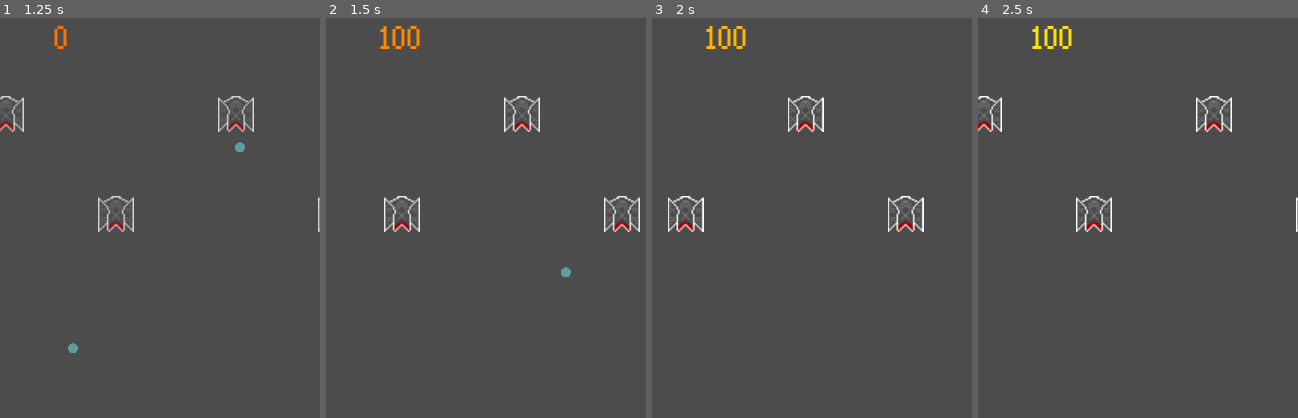
Above: before the commit, frames 1-4 (left to right).
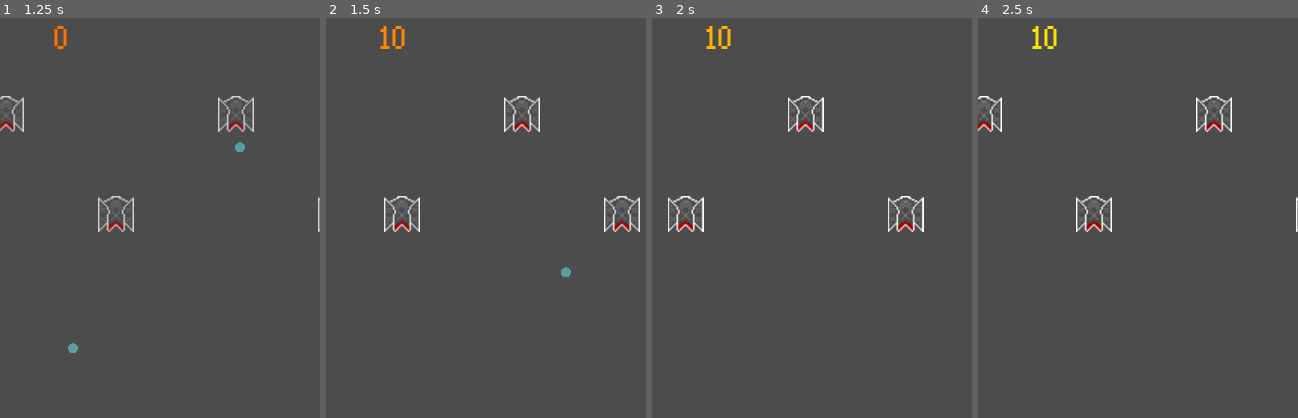
Above: after the commit, the same moments.

Repository: CAABAG/Pixel-Invaders
Game: Godot game, scene res://res/scenes/Main.tscn
Same seed, same stepped clock (60 frames per second), same inputs: the game is played once before the commit and once after it. The project has no main scene, so this scene is started directly.
Inputs (mouse positions are % of the whole screen's width and height, from its top left):
- Up to frame 1 (1.25 s): move the mouse to (72, 45) at 0.52 s; hold Right (ui_right) from 0.53 s (still down); hold Ctrl from 0.53 s (still down); click (72, 45) at 0.67 s; tap Space at 0.77 s
- Up to frame 2 (1.5 s): move the mouse to (30, 55) at 1.27 s; release Right (ui_right) at 1.28 s; release Ctrl at 1.28 s; hold Left (ui_left) from 1.28 s (still down); tap Ctrl at 1.35 s
- Up to frame 3 (2 s): keep holding Left (ui_left); tap Space at 1.52 s
- Up to frame 4 (2.5 s): move the mouse to (60, 28) at 2.02 s; release Left (ui_left) at 2.03 s; hold Right (ui_right) from 2.03 s (still down); hold Ctrl from 2.03 s (still down)
The pictures show only the part of the screen within x 39-89%, y 0-50%; the shares and areas given below are measured in that part.

Frame 1 is identical in both runs. In frame 2, 0.1% of the frame differs, in the area x 25-30%, y 2-8%; in frame 3, 0.1%; in frame 4, 0.1%.

Commit message:
Bump score counting

Diff:
--- a/src/Bullet.gd
+++ b/src/Bullet.gd
@@ -2,6 +2,7 @@
 
 var is_going_up
 var speed = 500
+var score = 10
 
 func _draw():
 	draw_circle(Vector2(0,0), 5, Color.cadetblue)
@@ -22,7 +23,7 @@
 	if area.is_in_group("aliens"):
 		if is_going_up == true:
 			area.hit()
-			get_tree().get_root().get_node("Main").score += 100
+			get_tree().get_root().get_node("Main").score += score
 			queue_free()
 	elif area.is_in_group("player"):
 		if is_going_up == false:
